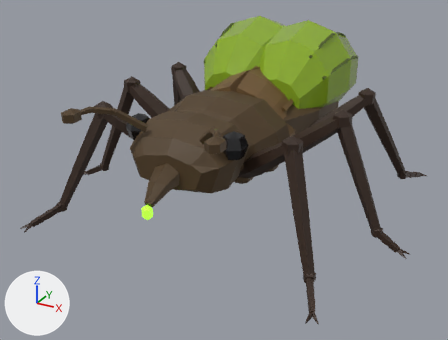
Before and after pictures for a commit that changed the glTF model Модели/Жуки/acid_spitter.glb.
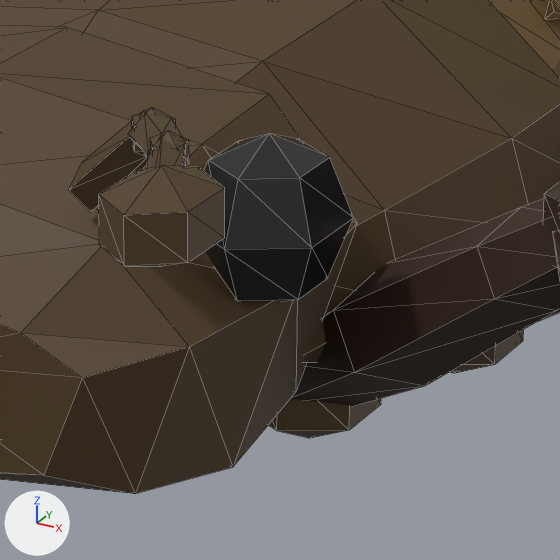
The first picture shows the older version from a 50 mm lens placed at (2.27, -4.35, 2.44), pointed at (-0.04, -0.14, 0.33). The close-ups show the older and then the newer version on the part from 42% to 64% of the width and 32% to 60% of the height of that picture. Only the edits that show in the close-ups are written down. Arrows for +X, +Y and +Z are at lower left; the lights stay in place. The close-ups show mesh edges as thin lines. Where no turn or scale is listed for an object, it has been applied to the vertices. Vertices at exactly the same position are counted once.

Objects in the first close-up: 'AntSeg1002', 'AntSeg2002', 'AntSeg3002', 'AntSeg4002', 'BeetlePlate_00', 'EyeLeft001', 'Femur000', 'HeadBase001', 'ROOT_00', 'ROOT_02', 'ThoraxCore' and 6 more.
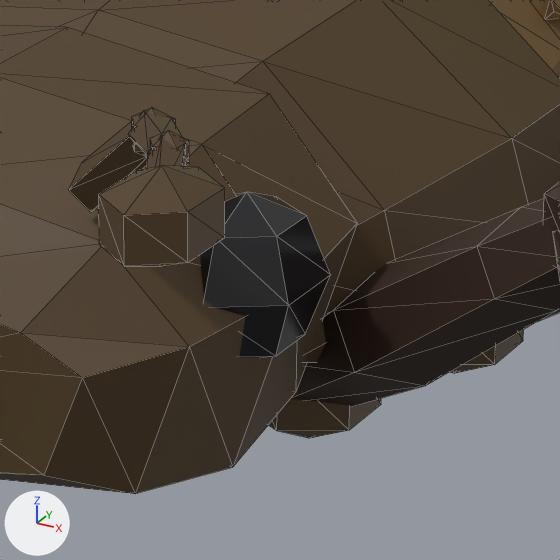
Location of each change, [x1, y1, x2, y2] in pixels of the close-ups (560 x 560 px):
'EyeLeft001', moved: before [204, 133, 354, 302]; after [200, 192, 331, 358]

Edits to the bpy script that builds the scene:
```text
Change me_eyeleft001:
    used by ob_eyeleft001; location = (0.0, 0.0, 0.0)
    remove me_eyeleft001.from_pydata(...)  # 20 vertices, 36 faces; spans x 0.313..0.487, y -0.91..-0.69, z 0.75..0.97
    add me_eyeleft001.from_pydata(...)  # 20 vertices, 36 faces; spans x 0.283..0.457, y -0.91..-0.69, z 0.67..0.89
    me_eyeleft001 part 1: the whole mesh is moved by (-0.03, 0.0, -0.08)
```
